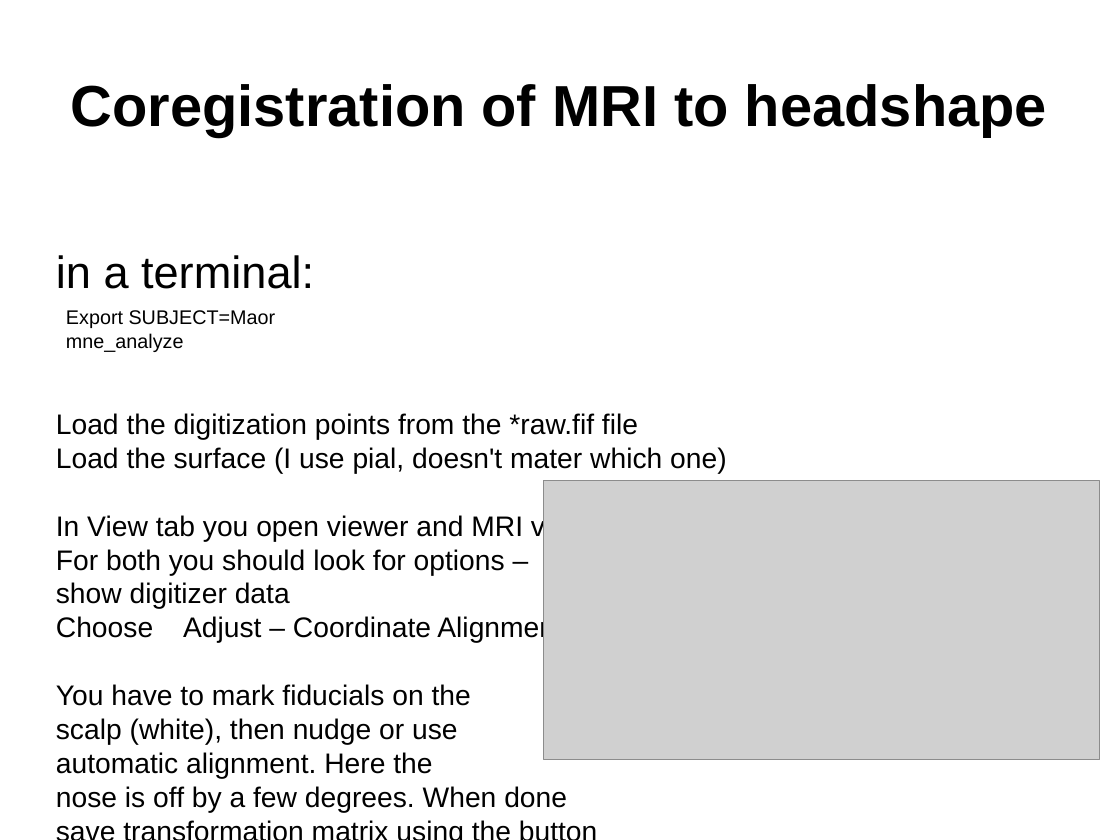
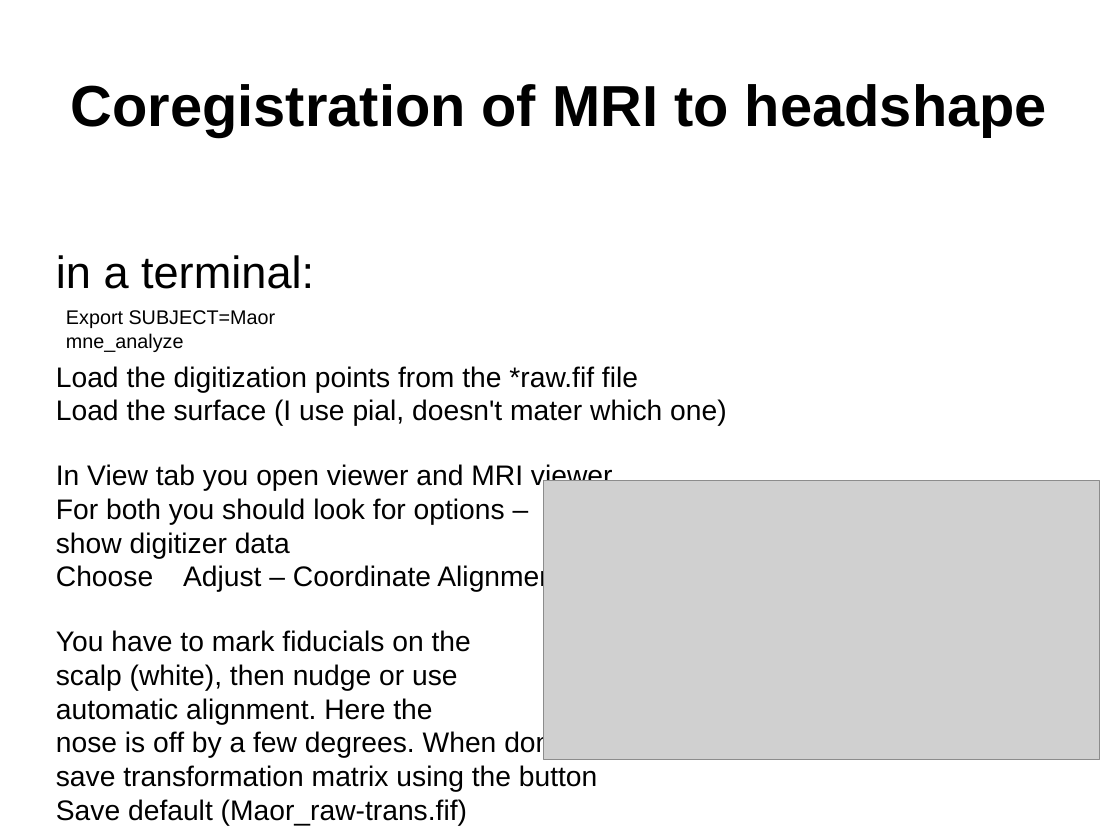
Before and after one commit to yuval-harpaz/MNE4D, a slide deck: slide 7 of docs/MNE_4D_data.pptx (slide 6 before the commit). Drawn at 1120x840 pixels with LibreOffice and Linux fonts; fonts in the diff are those of the drawing; grey boxes stand for pictures; background and template pictures are left out. Boxes give left, top, right and bottom in pixels: in the first picture for what was removed or moved away, otherwise in the second. Text is boxed around its words. In the diff, an @@ line names an element or a change of style, - is before the commit and + after.

```diff
--- a/docs/MNE_4D_data.pptx
+++ b/docs/MNE_4D_data.pptx
@@ text at (x1=56, y1=463, x2=619, y2=826): text changed @@
-In View tab you open viewer and MRI viewer.
-For both you should look for options –
-show digitizer data
-Choose Adjust – Coordinate Alignment
-You have to mark fiducials on the
-scalp (white), then nudge or use
-automatic alignment. Here the
-nose is off by a few degrees. When done
-save transformation matrix using the button
-Save default (Maor_raw-trans.fif)
+In View tab you open viewer and MRI viewer.
+For both you should look for options –
+show digitizer data
+Choose Adjust – Coordinate Alignment
+You have to mark fiducials on the
+scalp (white), then nudge or use
+automatic alignment. Here the
+nose is off by a few degrees. When done
+save transformation matrix using the button
+Save default (Maor_raw-trans.fif)
```
Also in this commit, not shown: 5 other slides changed, 3 slides added, 4 other files.
